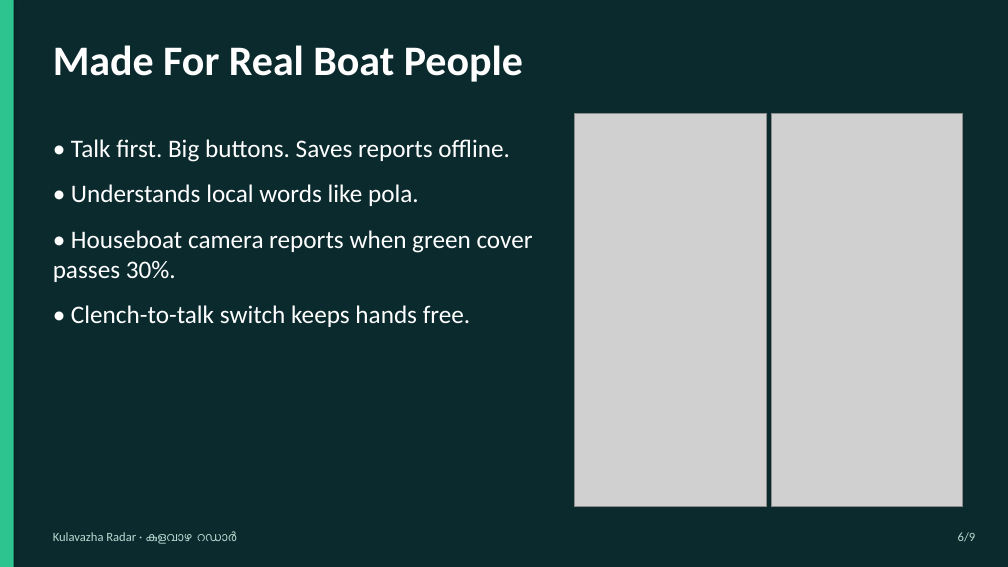
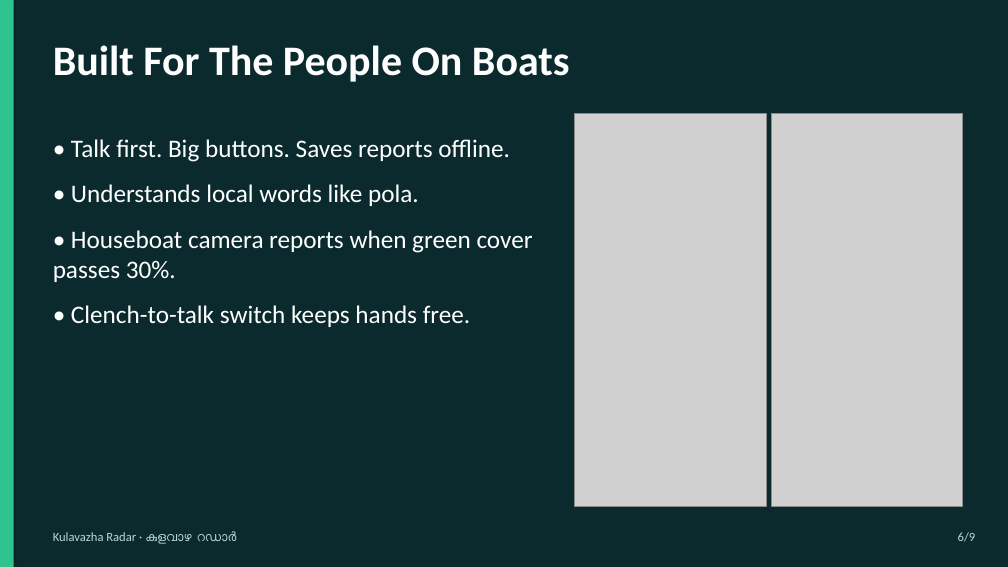
Before and after one commit to adamshamsudeen/kulavazha-radar, a slide deck: slide 6 of docs/pitch/kulavazha-radar-pitch-deck.pptx. Drawn at 1008x567 pixels with LibreOffice and Linux fonts; fonts in the diff are those of the drawing; grey boxes stand for pictures. Boxes give left, top, right and bottom in pixels: in the first picture for what was removed or moved away, otherwise in the second. Text is boxed around its words. In the diff, an @@ line names an element or a change of style, - is before the commit and + after.

```diff
--- a/docs/pitch/kulavazha-radar-pitch-deck.pptx
+++ b/docs/pitch/kulavazha-radar-pitch-deck.pptx
@@ text at [53, 45, 570, 82]: text changed @@
-Made For Real Boat People
+Built For The People On Boats
```
Also in this commit, not shown: 6 other slides changed, 1 other file.
